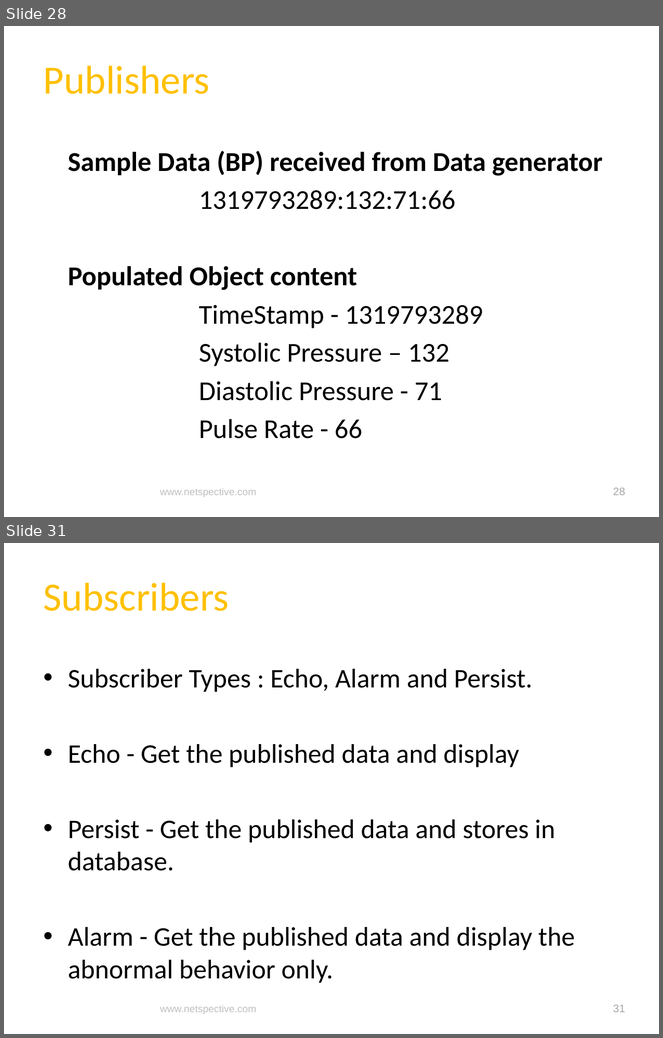
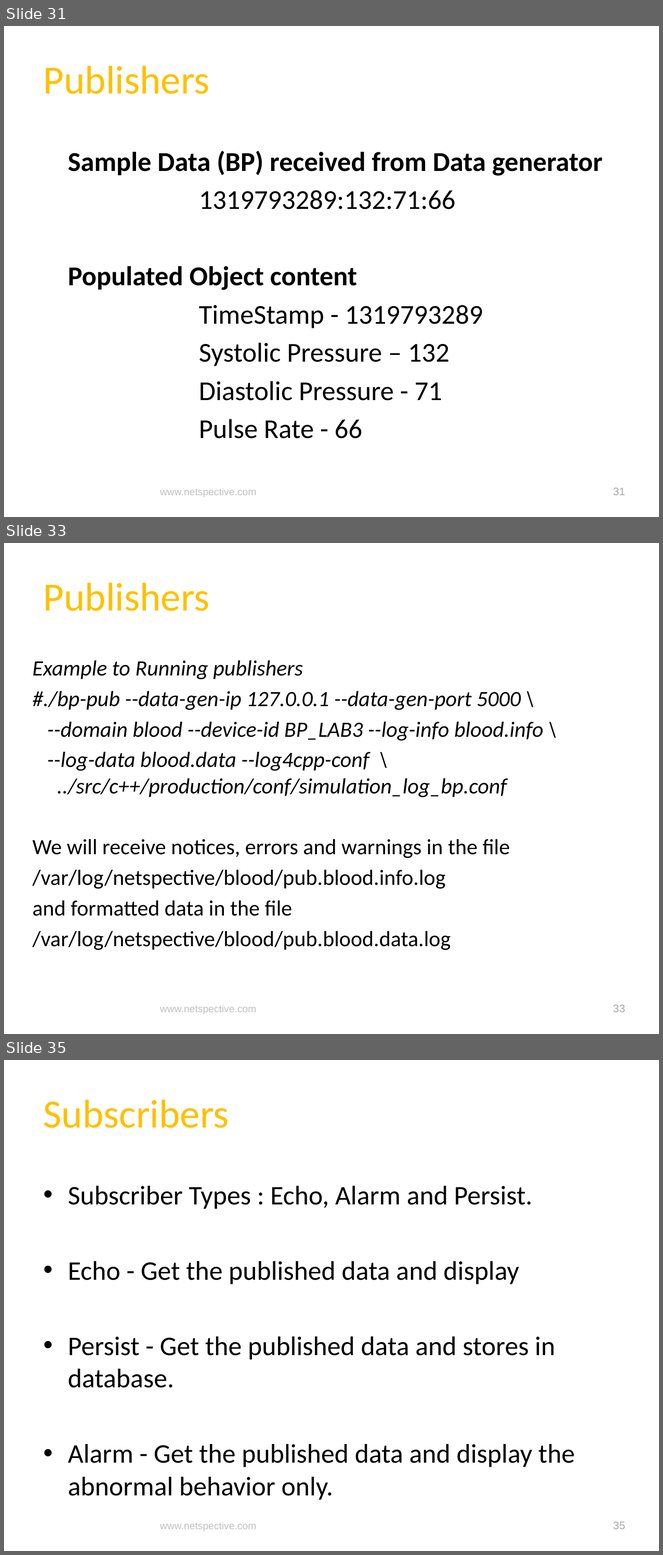
Before and after one commit to netspective/fluent, a slide deck: support/documents/Covidien Gateway Prototype Project Status and Plan.pptx. Shown one above the other, each under a label of ours: slides 28 and 31 before the commit, slides 31, 33 and 35 after it; the slides between them are not shown. The pictures are 663x1038 and 663x1555 pixels, drawn with LibreOffice and Linux fonts; fonts in the diff are those of the drawing; background and template pictures are left out. Boxes give left, top, right and bottom in pixels: in the first picture for what was removed or moved away, otherwise in the second. Text is boxed around its words. In the diff, an @@ line names an element or a change of style, - is before the commit and + after.

```diff
--- a/support/documents/Covidien Gateway Prototype Project Status and Plan.pptx
+++ b/support/documents/Covidien Gateway Prototype Project Status and Plan.pptx
@@ slide 33 added at [4,543,659,1034], background picture (left out); not listed: 2 template elements that a slide beside it also shows @@
@@ title added at [44,583,210,611], 44 pt, text #FFC000 @@
+Publishers
@@ text added at [33,660,544,951], 24 pt, text #000000, italic @@
+Example to Running publishers
+#./bp-pub --data-gen-ip 127.0.0.1 --data-gen-port 5000 \
+--domain blood --device-id BP_LAB3 --log-info blood.info \
+--log-data blood.data --log4cpp-conf \ ../src/c++/production/conf/simulation_log_bp.conf
+We will receive notices, errors and warnings in the file
+/var/log/netspective/blood/pub.blood.info.log
+and formatted data in the file
+/var/log/netspective/blood/pub.blood.data.log
@@ what was slide 28 is now slide 31 @@
@@ page number at [613,488,625,496]: text changed @@
-28
+31
@@ what was slide 31 is now slide 35 @@
@@ page number at [613,1522,625,1530]: text changed @@
-31
+35
```
Also in this commit, not shown: 8 slides changed, 7 other slides added, 1 slide removed.
